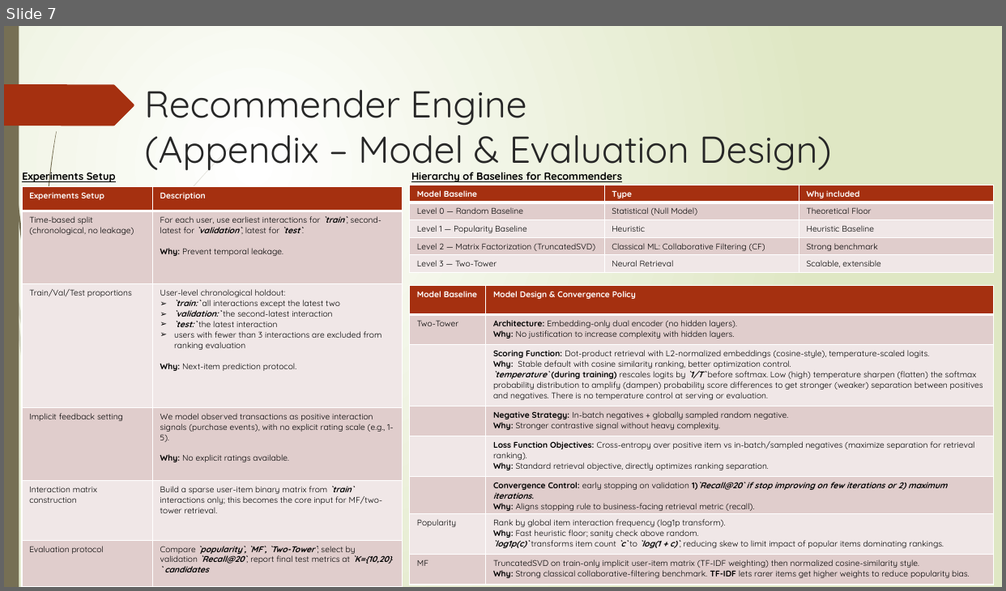
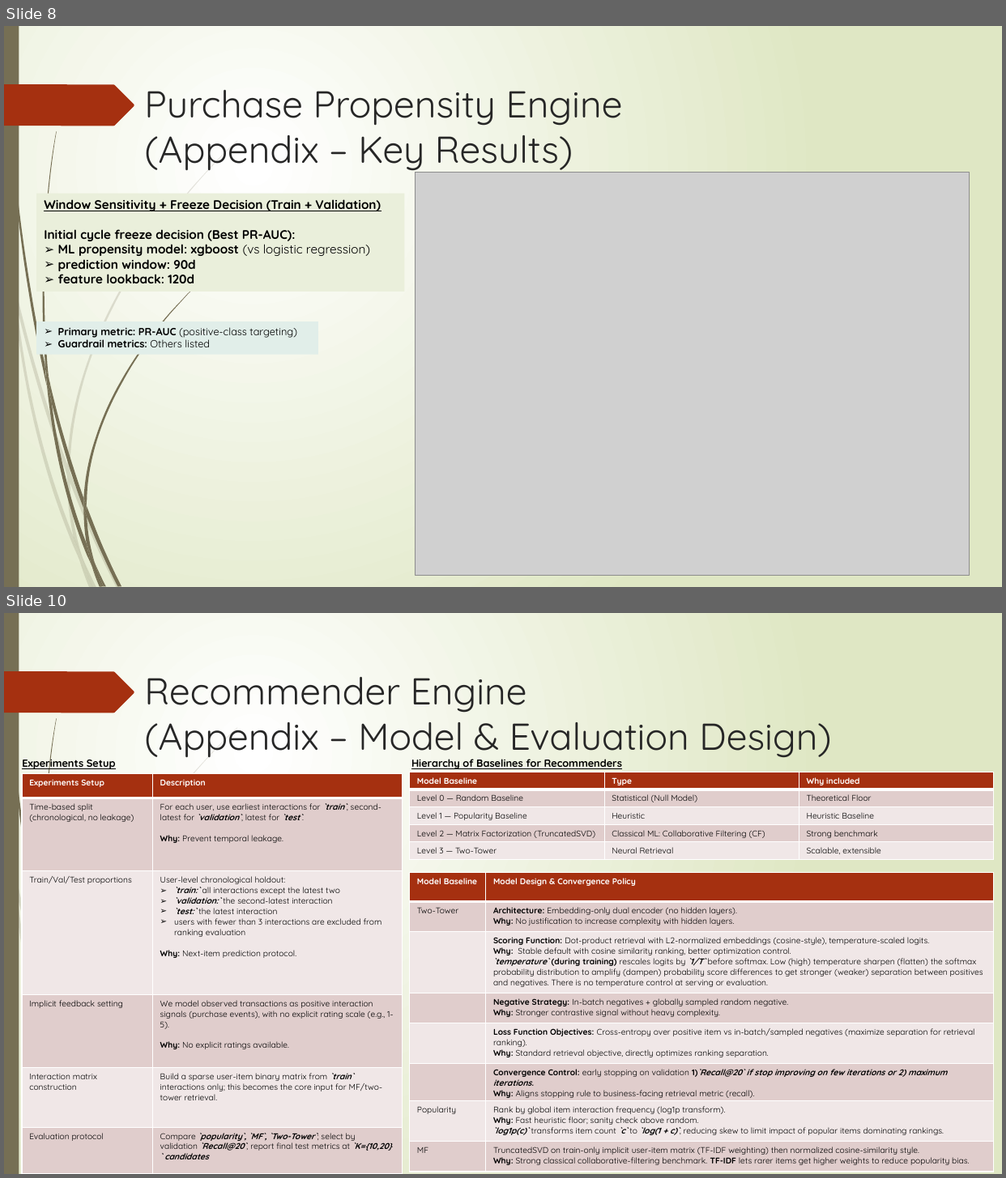
Before and after one commit to Phrey001/mle-marketplace-growth, a slide deck: docs/architecture.pptx. Shown one above the other, each under a label of ours: slide 7 before the commit, slides 8 and 10 after it; the slides between them are not shown. The pictures are 1006x591 and 1006x1178 pixels, drawn with LibreOffice and Linux fonts; fonts in the diff are those of the drawing; grey boxes stand for pictures. Boxes give left, top, right and bottom in pixels: in the first picture for what was removed or moved away, otherwise in the second. Text is boxed around its words. In the diff, an @@ line names an element or a change of style, - is before the commit and + after.

```diff
--- a/docs/architecture.pptx
+++ b/docs/architecture.pptx
@@ slide 8 added at box(4, 26, 1002, 587), background gradient #FFFFFF to #DFE8C4; not listed: 24 template elements that a slide beside it also shows @@
@@ title added at box(144, 90, 623, 173), 36 pt, text #262626 @@
+Purchase Propensity Engine
+(Appendix – Key Results)
@@ rectangle added at box(37, 194, 405, 292), fill #EAEFDB, 12 pt, text #000000, bold @@
+Window Sensitivity + Freeze Decision (Train + Validation)
+Initial cycle freeze decision (Best PR-AUC):
+➢ ML propensity model: xgboost (vs logistic regression)
+➢ prediction window: 90d
+➢ feature lookback: 120d
@@ picture added at box(415, 173, 970, 576) @@
@@ rectangle added at box(37, 322, 318, 355), fill #E1EEE9, 10 pt, text #000000, bold @@
+➢ Primary metric: PR-AUC (positive-class targeting)
+➢ Guardrail metrics: Others listed
@@ what was slide 7 is now slide 10 @@
```
Also in this commit, not shown: 3 slides changed, 4 other slides added, 3 slides removed, 36 other files.
